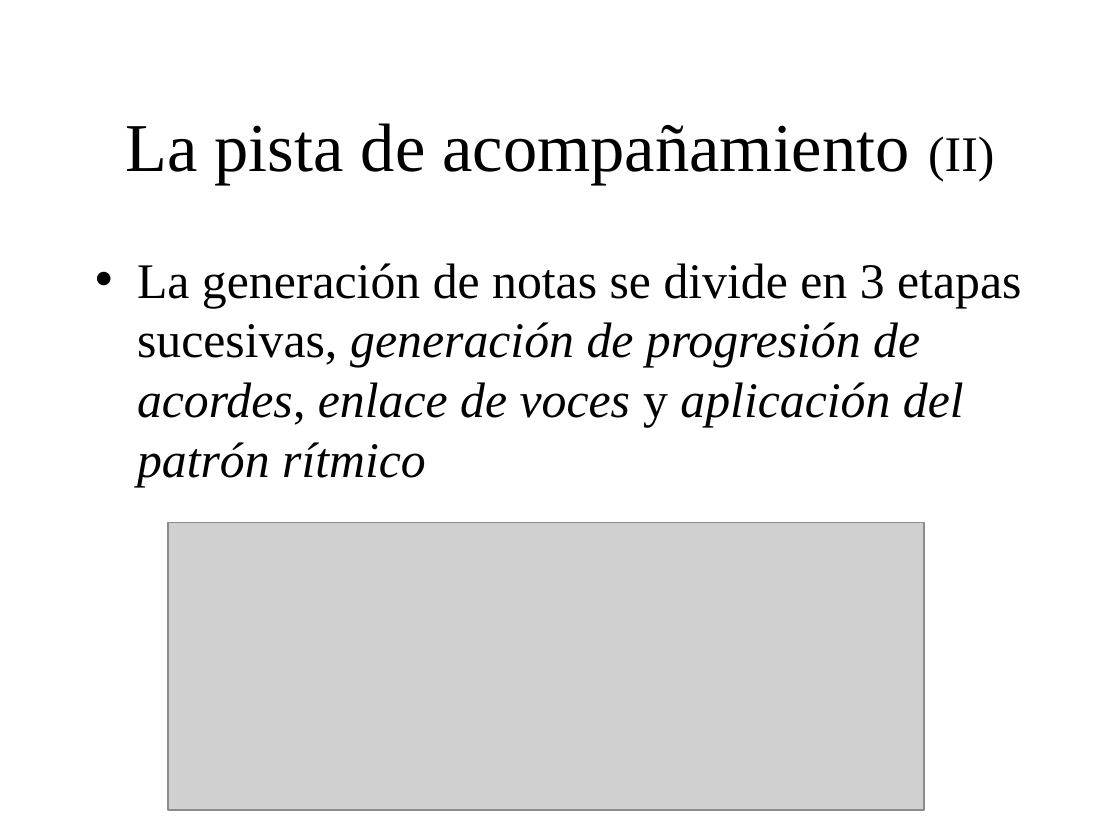
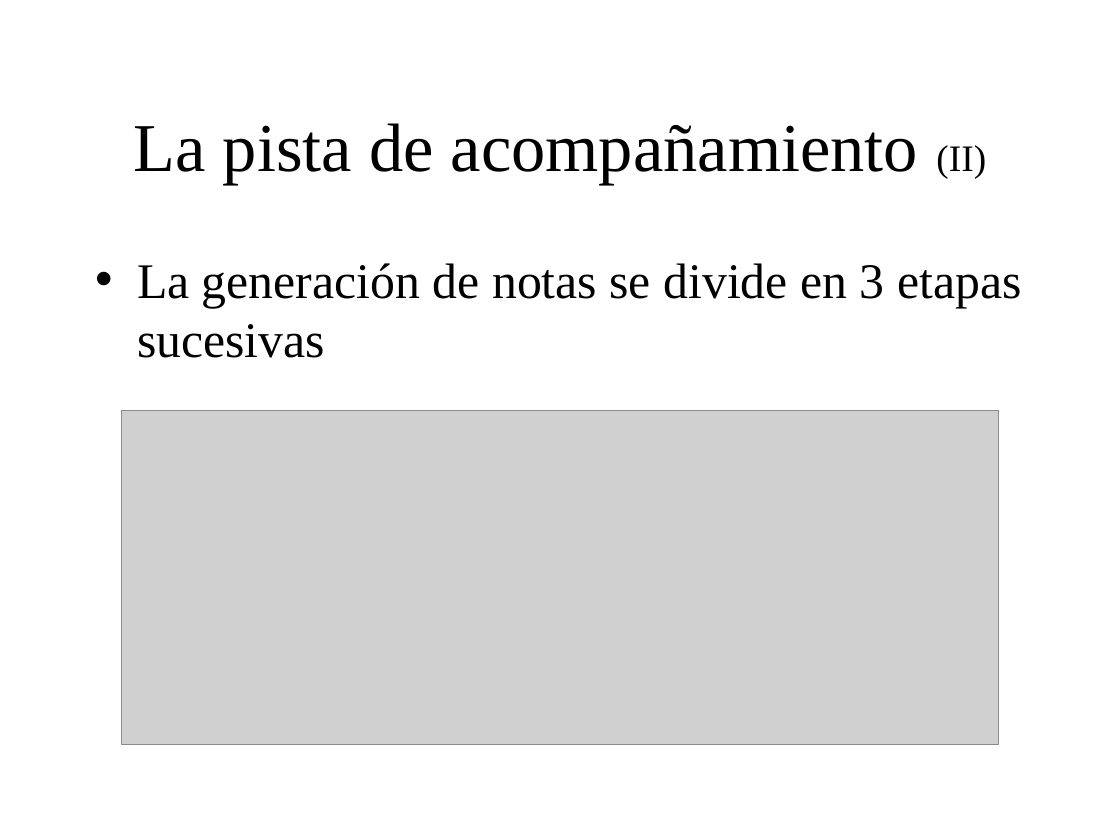
Before and after one commit to BackupTheBerlios/genaro, a slide deck: slide 21 of Documentos/MemoriaSSII/presentacion_proyecto.ppt (slide 20 before the commit). Drawn at 1120x840 pixels with LibreOffice and Linux fonts; fonts in the diff are those of the drawing; grey boxes stand for pictures; background and template pictures are left out. Boxes give left, top, right and bottom in pixels: in the first picture for what was removed or moved away, otherwise in the second. Text is boxed around its words. In the diff, an @@ line names an element or a change of style, - is before the commit and + after.

```diff
--- a/Documentos/MemoriaSSII/presentacion_proyecto.ppt
+++ b/Documentos/MemoriaSSII/presentacion_proyecto.ppt
@@ title "La pista de acompañamiento (II)" at (134,123,986,185): size 32 to 24 pt in "(II)" @@
@@ text at (137,263,1021,358): text changed; italic off @@
-• La generación de notas se divide en 3 etapas sucesivas, generación de progresión de acordes, enlace de voces y aplicación del patrón rítmico
+• La generación de notas se divide en 3 etapas sucesivas
@@ picture: place and size @@
-picture at (168,523,924,811)
+picture at (121,411,998,745)
```
Also in this commit, not shown: 29 other slides changed, 6 slides added.
